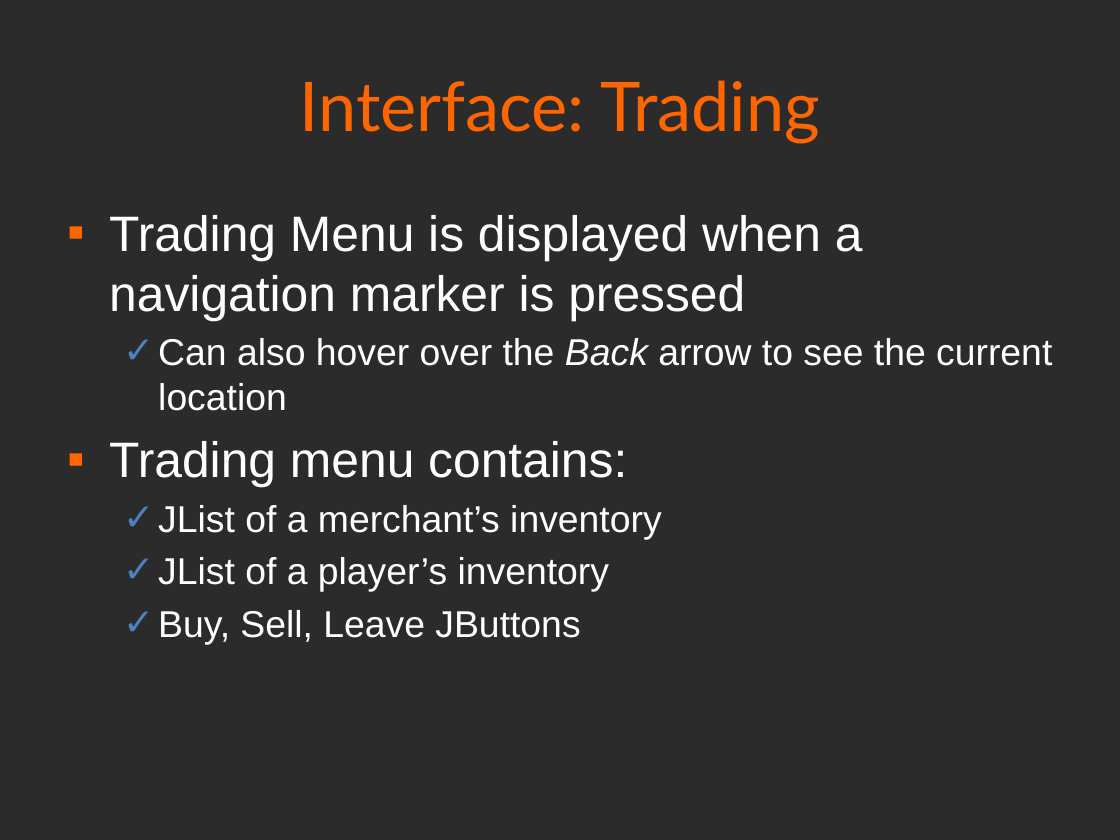
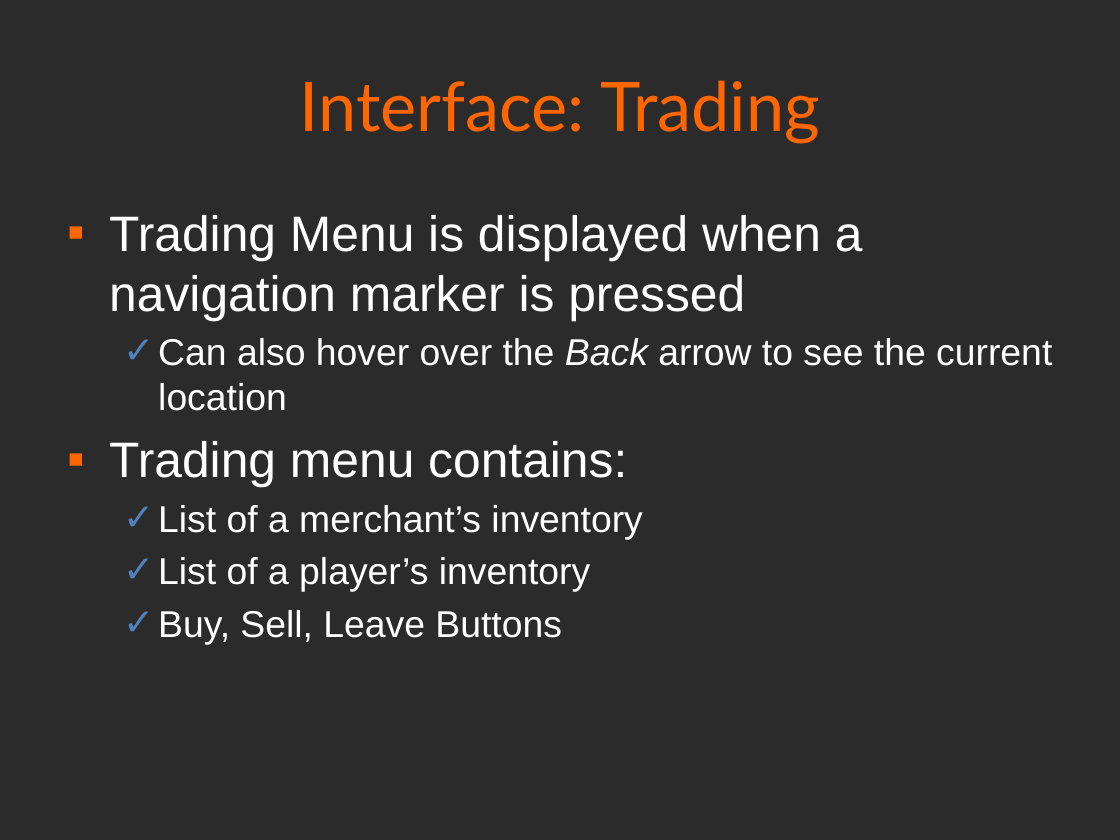
Before and after one commit to RyanYoung25/UndiscoveredWorlds, a slide deck: slide 8 of docs/UWPresentation.pptx. Drawn at 1120x840 pixels with LibreOffice and Linux fonts; fonts in the diff are those of the drawing; background and template pictures are left out; a plain dark background stands for a picture behind light text. Boxes give left, top, right and bottom in pixels: in the first picture for what was removed or moved away, otherwise in the second. Text is boxed around its words. In the diff, an @@ line names an element or a change of style, - is before the commit and + after.

```diff
--- a/docs/UWPresentation.pptx
+++ b/docs/UWPresentation.pptx
@@ text at (x1=158, y1=505, x2=642, y2=644): text changed @@
-  ✓ JList of a merchant’s inventory
-  ✓ JList of a player’s inventory
-  ✓ Buy, Sell, Leave JButtons
+  ✓ List of a merchant’s inventory
+  ✓ List of a player’s inventory
+  ✓ Buy, Sell, Leave Buttons
```
Also in this commit, not shown: 3 other slides changed.
